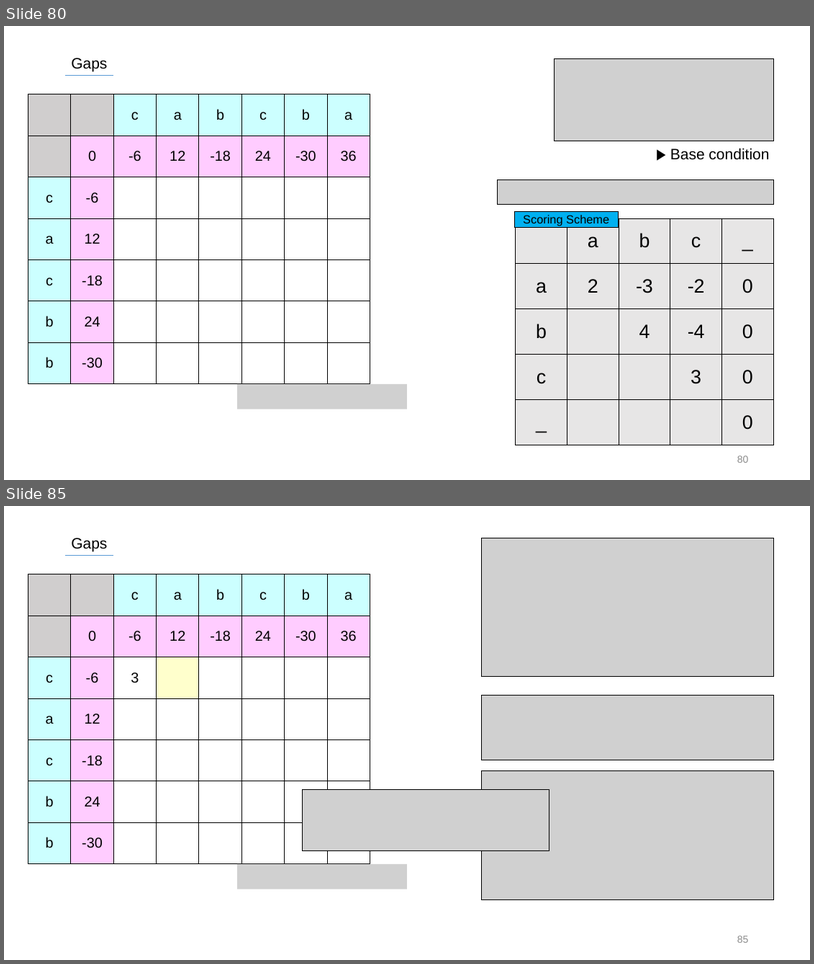
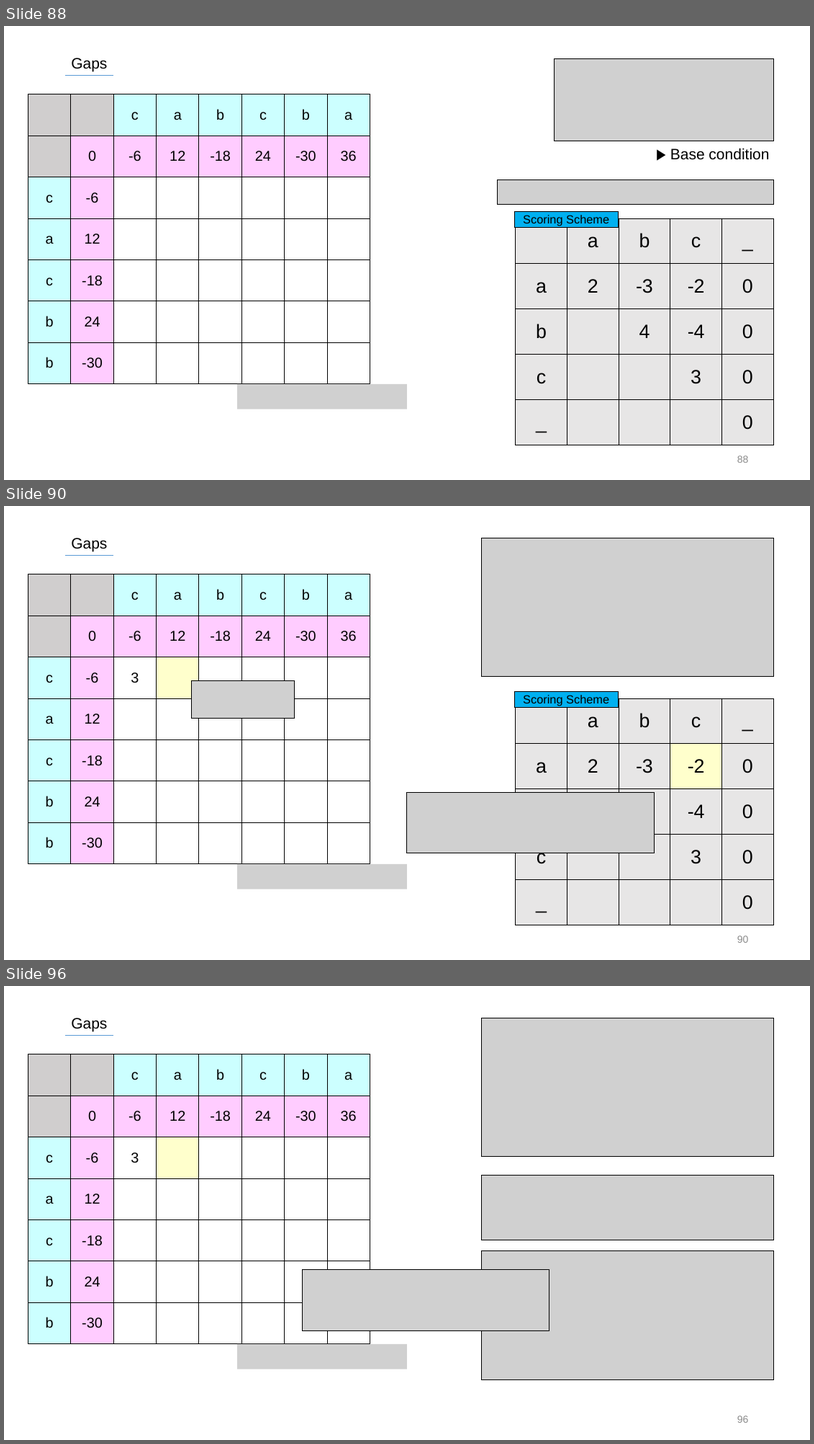
Before and after one commit to SiLviASizZ/HYU_2022, a slide deck: Intern/발표자료/0721/ASTS_0721.pptx. Shown one above the other, each under a label of ours: slides 80 and 85 before the commit, slides 88, 90 and 96 after it; the slides between them are not shown. The pictures are 814x964 and 814x1444 pixels, drawn with LibreOffice and Linux fonts; fonts in the diff are those of the drawing; grey boxes stand for pictures. Boxes give left, top, right and bottom in pixels: in the first picture for what was removed or moved away, otherwise in the second. Text is boxed around its words. In the diff, an @@ line names an element or a change of style, - is before the commit and + after.

```diff
--- a/Intern/발표자료/0721/ASTS_0721.pptx
+++ b/Intern/발표자료/0721/ASTS_0721.pptx
@@ slide 90 added at bbox=[4, 506, 810, 960], background #FFFFFF @@
@@ text added at bbox=[71, 538, 107, 552], 18 pt, text #000000 @@
+Gaps
@@ picture added at bbox=[482, 538, 774, 677] @@
@@ line added from (65, 556) to (113, 556), #5B9BD5 0.5 pt @@
@@ table added at bbox=[28, 574, 372, 864], 7 rows, 8 columns @@
+ |  | c | a | b | c | b | a
+ | 0 | -6 | 12 | -18 | 24 | -30 | 36
+c | -6 | 3 |  |  |  |  | 
+a | 12 |  |  |  |  |  | 
+c | -18 |  |  |  |  |  | 
+b | 24 |  |  |  |  |  | 
+b | -30 |  |  |  |  |  | 
@@ picture added at bbox=[191, 681, 294, 718] @@
@@ rectangle added at bbox=[515, 691, 619, 708], fill #00B0F0, outline #000000 1 pt, 14 pt, text #000000 @@
+Scoring Scheme
@@ table added at bbox=[516, 698, 773, 924], 5 rows, 5 columns @@
+ | a | b | c | _
+a | 2 | -3 | -2 | 0
+b |  | 4 | -4 | 0
+c |  |  | 3 | 0
+_ |  |  |  | 0
@@ picture added at bbox=[407, 792, 655, 853] @@
@@ picture added at bbox=[237, 864, 407, 889] @@
@@ page number added at bbox=[738, 935, 749, 942], 12 pt, text #8C8C8C @@
+90
@@ what was slide 80 is now slide 88 @@
@@ page number at bbox=[738, 455, 749, 462]: text changed @@
-80
+88
@@ what was slide 85 is now slide 96 @@
```
Also in this commit, not shown: 34 slides changed, 28 other slides added.
